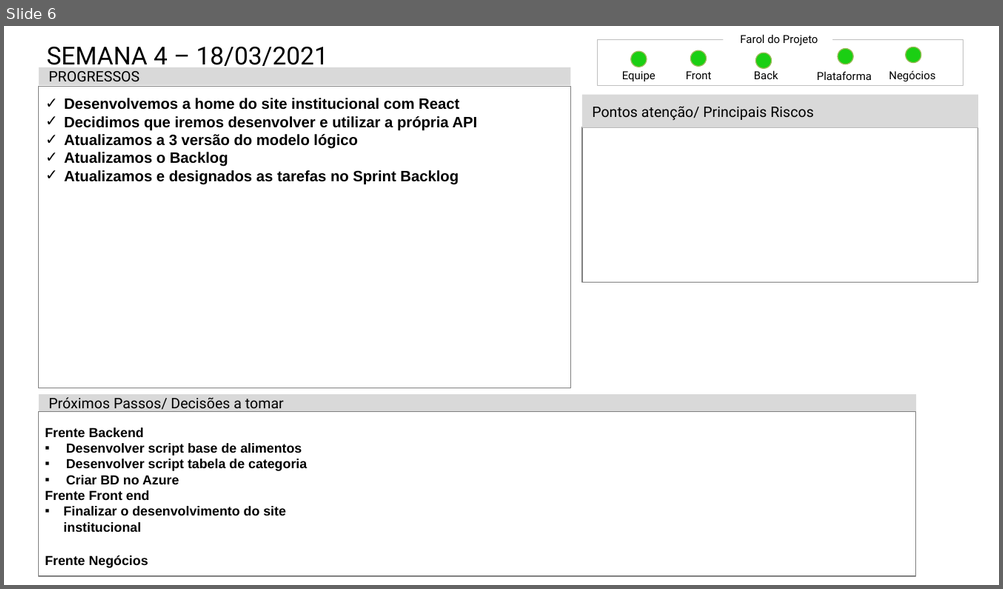
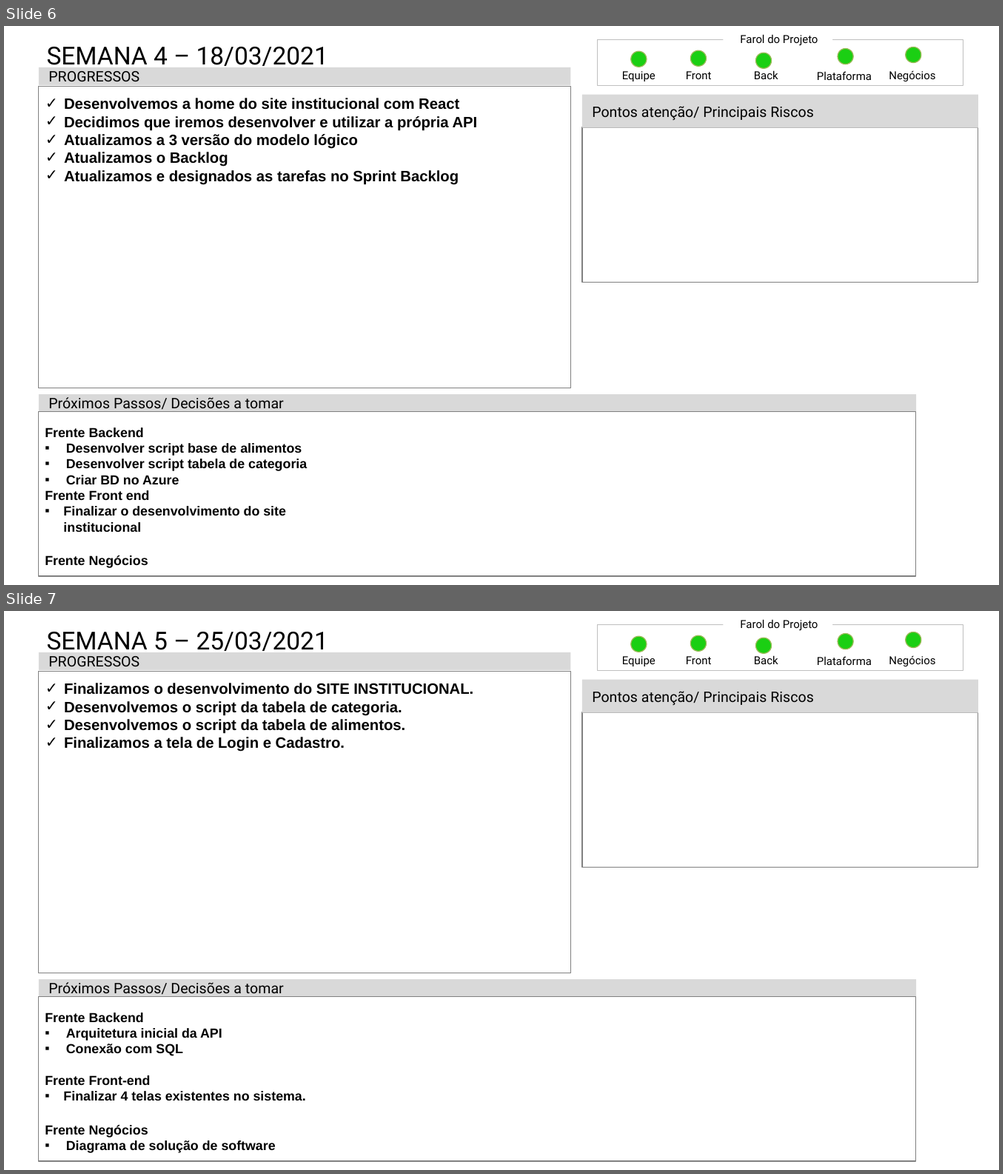
Before and after one commit to mileneoliveira/grupo04-react-web, a slide deck: Documentação/Status_Report/Mod_Status_Report-PI20202.pptx. Shown one above the other, each under a label of ours: slide 6 before the commit, slides 6 and 7 after it. The pictures are 1003x589 and 1003x1174 pixels, drawn with LibreOffice and Linux fonts; fonts in the diff are those of the drawing. Boxes give left, top, right and bottom in pixels: in the first picture for what was removed or moved away, otherwise in the second. Text is boxed around its words. In the diff, an @@ line names an element or a change of style, - is before the commit and + after.

Commit message:
Diagrama de software v1

```diff
--- a/Documentação/Status_Report/Mod_Status_Report-PI20202.pptx
+++ b/Documentação/Status_Report/Mod_Status_Report-PI20202.pptx
@@ slide 7 added at [4, 611, 999, 1170], background #FFFFFF @@
@@ title added at [47, 632, 328, 651], 26.5 pt, text #000000 @@
+SEMANA 5 – 25/03/2021
@@ rectangle added at [597, 624, 963, 670], outline #BFBFBF 0.5 pt @@
@@ text added at [740, 619, 818, 630], 11.8 pt, text #000000 @@
+Farol do Projeto
@@ ellipse added at [905, 632, 921, 647], fill #1BCF13, outline #9BBB59 1 pt @@
@@ rectangle added at [39, 652, 570, 670], fill #D9D9D9, 15.4 pt, text #000000 @@
+PROGRESSOS
@@ ellipse added at [631, 636, 646, 652], fill #1BCF13, outline #9BBB59 1 pt @@
@@ ellipse added at [690, 635, 706, 651], fill #1BCF13, outline #9BBB59 1 pt @@
@@ ellipse added at [756, 638, 771, 654], fill #1BCF13, outline #9BBB59 1 pt @@
@@ ellipse added at [837, 633, 853, 649], fill #1BCF13, outline #9BBB59 1 pt @@
@@ rectangle added at [39, 672, 570, 974], outline #808080 1 pt, 16 pt, text #000000, bold @@
+✓ Finalizamos o desenvolvimento do SITE INSTITUCIONAL.
+✓ Desenvolvemos o script da tabela de categoria.
+✓ Desenvolvemos o script da tabela de alimentos.
+✓ Finalizamos a tela de Login e Cadastro.
@@ text added at [622, 656, 655, 667], 11.8 pt, text #000000 @@
+Equipe
@@ text added at [686, 656, 711, 664], 11.8 pt, text #000000 @@
+Front
@@ text added at [754, 655, 778, 664], 11.8 pt, text #000000 @@
+Back
@@ text added at [817, 656, 871, 665], 11.8 pt, text #000000 @@
+Plataforma
@@ text added at [888, 655, 935, 667], 11.8 pt, text #000000 @@
+Negócios
@@ rectangle added at [582, 679, 978, 712], fill #D9D9D9, 15.4 pt, text #000000 @@
+Pontos atenção/ Principais Riscos
@@ rectangle added at [582, 712, 978, 868], outline #808080 1 pt @@
@@ rectangle added at [39, 980, 916, 997], fill #D9D9D9, 15.4 pt, text #000000 @@
+Próximos Passos/ Decisões a tomar
@@ rectangle added at [39, 997, 916, 1161], outline #808080 1 pt, 14 pt, text #000000, bold @@
+  Frente Backend
+  ▪ Arquitetura inicial da API
+  ▪ Conexão com SQL
+  Frente Front-end
+  ▪ Finalizar 4 telas existentes no sistema.
+  Frente Negócios
+  ▪ Diagrama de solução de software
```
Also in this commit, not shown: 1 other slide added, 6 other files.
